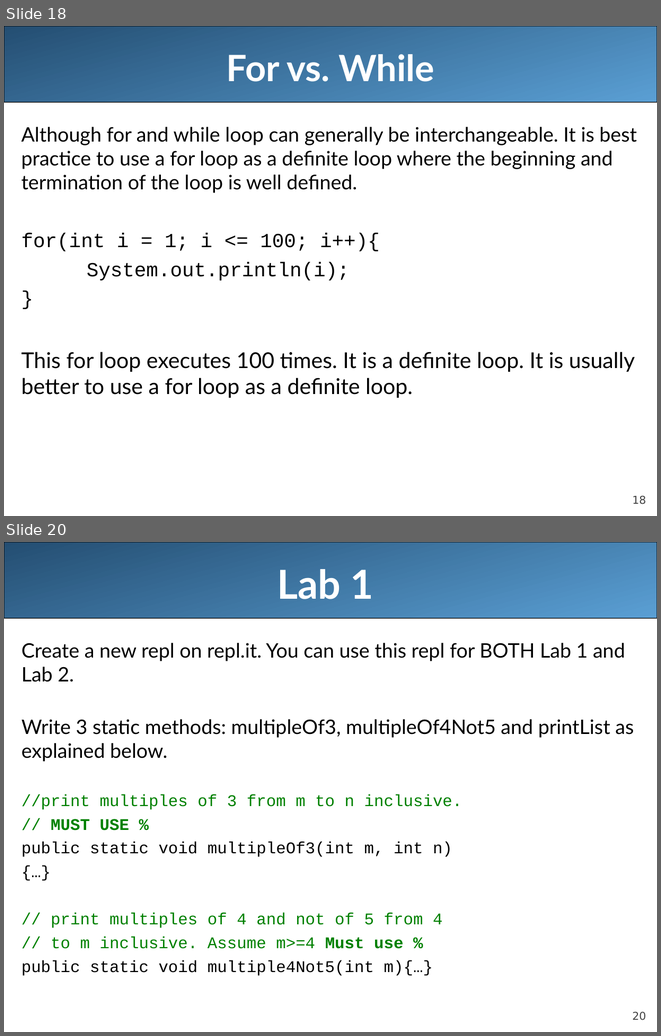
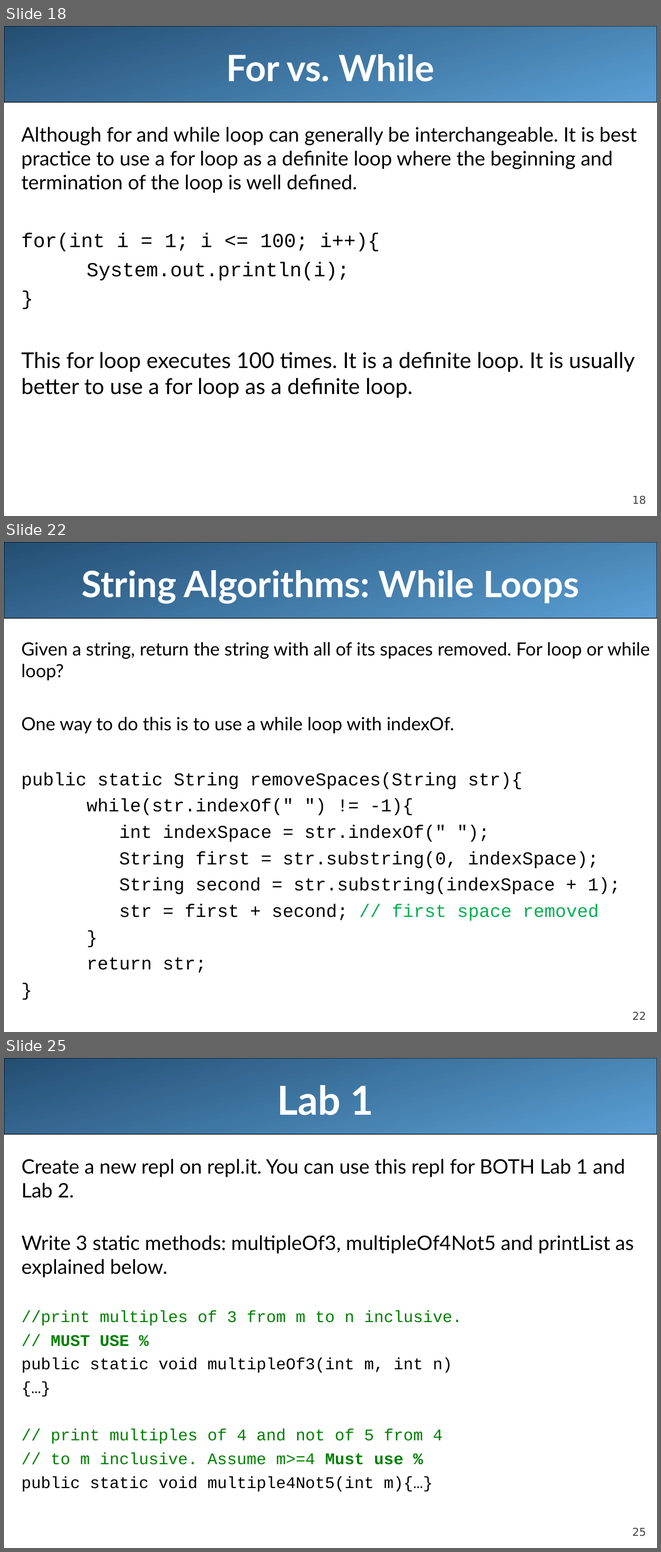
Before and after one commit to LongBaoNguyen/longbaonguyen.github.io, a slide deck: courses/apcsa/lecture11.ppt. Shown one above the other, each under a label of ours: slides 18 and 20 before the commit, slides 18, 22 and 25 after it; the slides between them are not shown. The pictures are 661x1036 and 661x1552 pixels, drawn with LibreOffice and Linux fonts; fonts in the diff are those of the drawing. Boxes give left, top, right and bottom in pixels: in the first picture for what was removed or moved away, otherwise in the second. Text is boxed around its words. In the diff, an @@ line names an element or a change of style, - is before the commit and + after.

```diff
--- a/courses/apcsa/lecture11.ppt
+++ b/courses/apcsa/lecture11.ppt
@@ slide 22 added at box(4, 542, 657, 1032), background #FFFFFF; not listed: 2 template elements that a slide beside it also shows @@
@@ title added at box(81, 570, 579, 604), 40 pt, text #FFFFFF, bold @@
+String Algorithms: While Loops
@@ text added at box(21, 642, 650, 972), 20 pt, text #000000 @@
+Given a string, return the string with all of its spaces removed. For loop or while loop?
+One way to do this is to use a while loop with indexOf.
+public static String removeSpaces(String str){
+while(str.indexOf(" ") != -1){
+int indexSpace = str.indexOf(" ");
+String first = str.substring(0, indexSpace);
+String second = str.substring(indexSpace + 1);
+str = first + second; // first space removed
+}
+return str;
+}
@@ what was slide 20 is now slide 25 @@
@@ page number at box(632, 1528, 646, 1536): text changed @@
-20
+25
```
Also in this commit, not shown: 1 slide changed, 5 other slides added, 1 slide removed, 7 other files.
